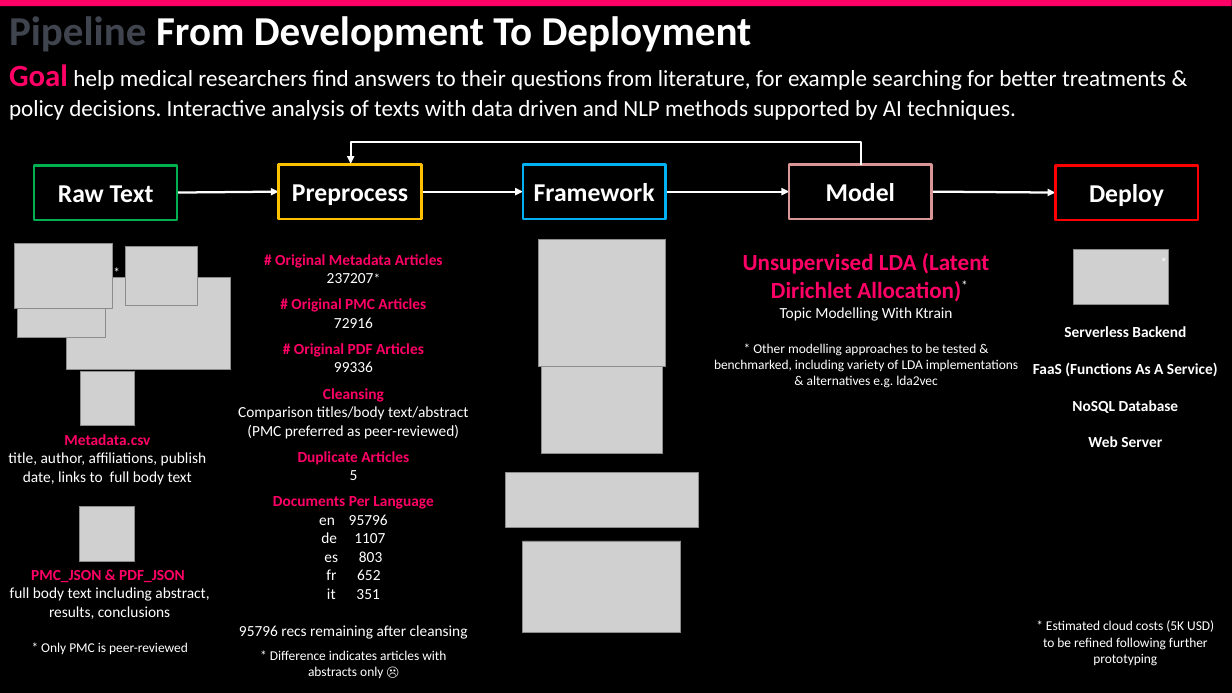
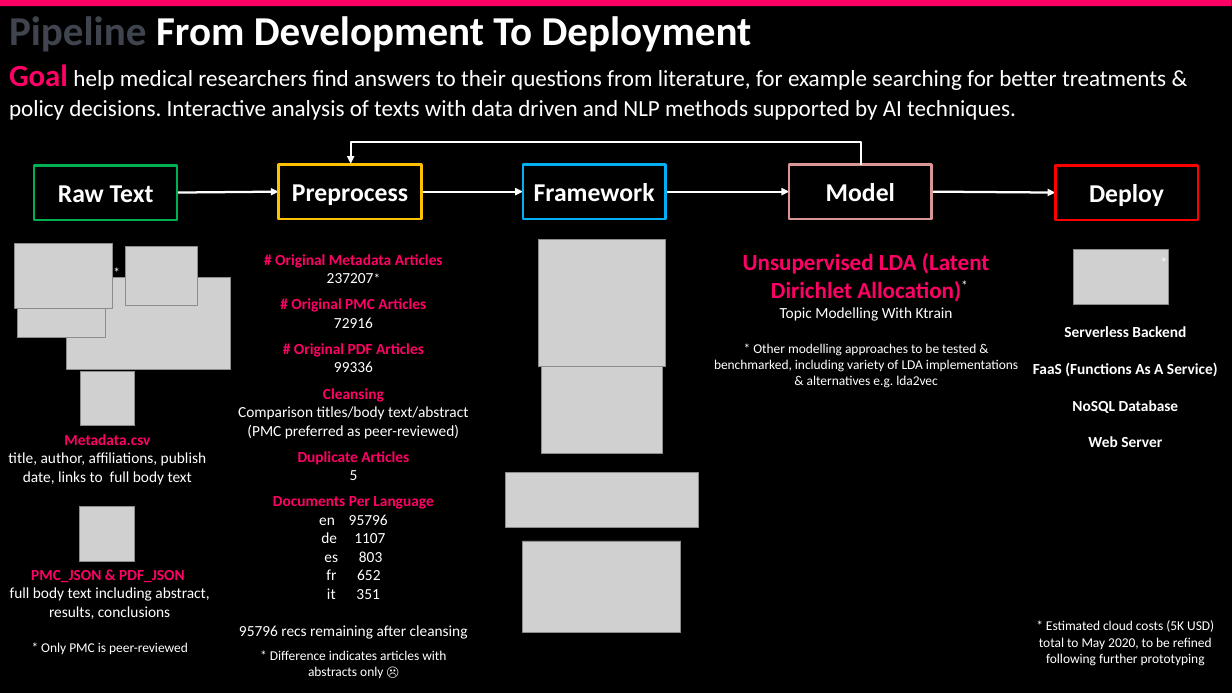
Before and after one commit to corticalstack/corticalstack.github.io, a slide deck: slide 2 of docs/project/Jon-Paul Boyd Masters Thesis Project Presentation COVID19 Research Cockpit - supplement.pptx. Drawn at 1232x693 pixels with LibreOffice and Linux fonts; fonts in the diff are those of the drawing; grey boxes stand for pictures. Boxes give left, top, right and bottom in pixels: in the first picture for what was removed or moved away, otherwise in the second. Text is boxed around its words. In the diff, an @@ line names an element or a change of style, - is before the commit and + after.

```diff
--- a/docs/project/Jon-Paul Boyd Masters Thesis Project Presentation COVID19 Research Cockpit - supplement.pptx
+++ b/docs/project/Jon-Paul Boyd Masters Thesis Project Presentation COVID19 Research Cockpit - supplement.pptx
@@ text at (1039, 620, 1214, 666): text changed @@
-* Estimated cloud costs (5K USD) to be refined following further prototyping
+* Estimated cloud costs (5K USD) total to May 2020, to be refined following further prototyping
```
Also in this commit, not shown: 4 other slides changed, 1 other file.
